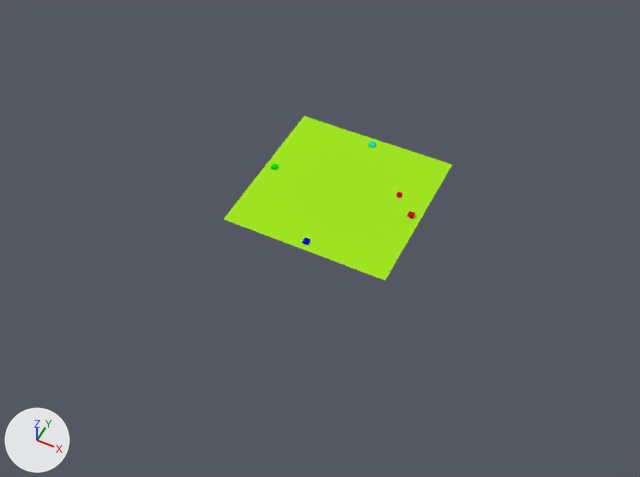
Two versions of the Blender file utils/blender-project/map.blend, one commit apart.
The view is the same before and after, from a 50 mm camera at (93.0, -204.0, 225.0) aimed at (0.0, -16.0, -9.0). Arrows for +X, +Y and +Z are at lower left; the lights stay in place.

In view in the first picture: 'Surface'.
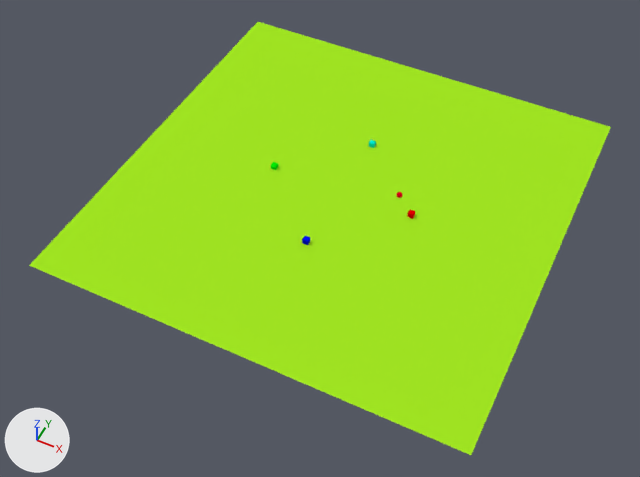
What changed in the scene script:
```text
Change me_plane:
    where me_plane.from_pydata(...)  # 4 vertices, 1 face; spans x -30.6..30.6, y -30.6..30.6, z 0.0
    used by ob_surface; location = (0.0, 0.0, 0.0)
    me_plane part 1
    me_plane.vertices[0].co: (-30.6, -30.6, 0.0) -> (-77.3, -77.3, 0.0)  # pixel (223, 219) -> pixel (28, 265)
    me_plane.vertices[1].co: (30.6, -30.6, 0.0) -> (77.3, -77.3, 0.0)  # pixel (385, 280) -> pixel (471, 455)
    me_plane.vertices[2].co: (-30.6, 30.6, 0.0) -> (-77.3, 77.3, 0.0)  # pixel (304, 115) -> pixel (257, 21)
    me_plane.vertices[3].co: (30.6, 30.6, 0.0) -> (77.3, 77.3, 0.0)  # pixel (452, 164) -> pixel (611, 126)
```

Boxes [x1, y1, x2, y2] around the edits, measured in the pictures (640 x 477 px):
'Surface', reshaped (155% wider, 163% taller)
    before: [224, 116, 452, 280]
    after: [29, 22, 611, 455]
